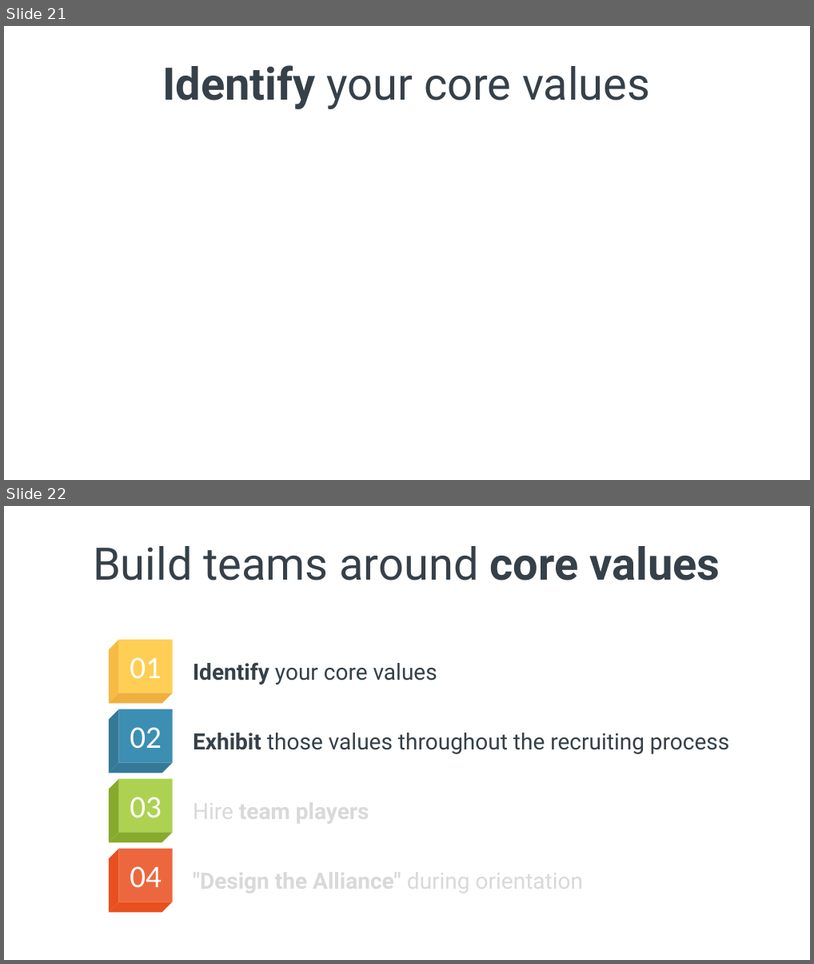
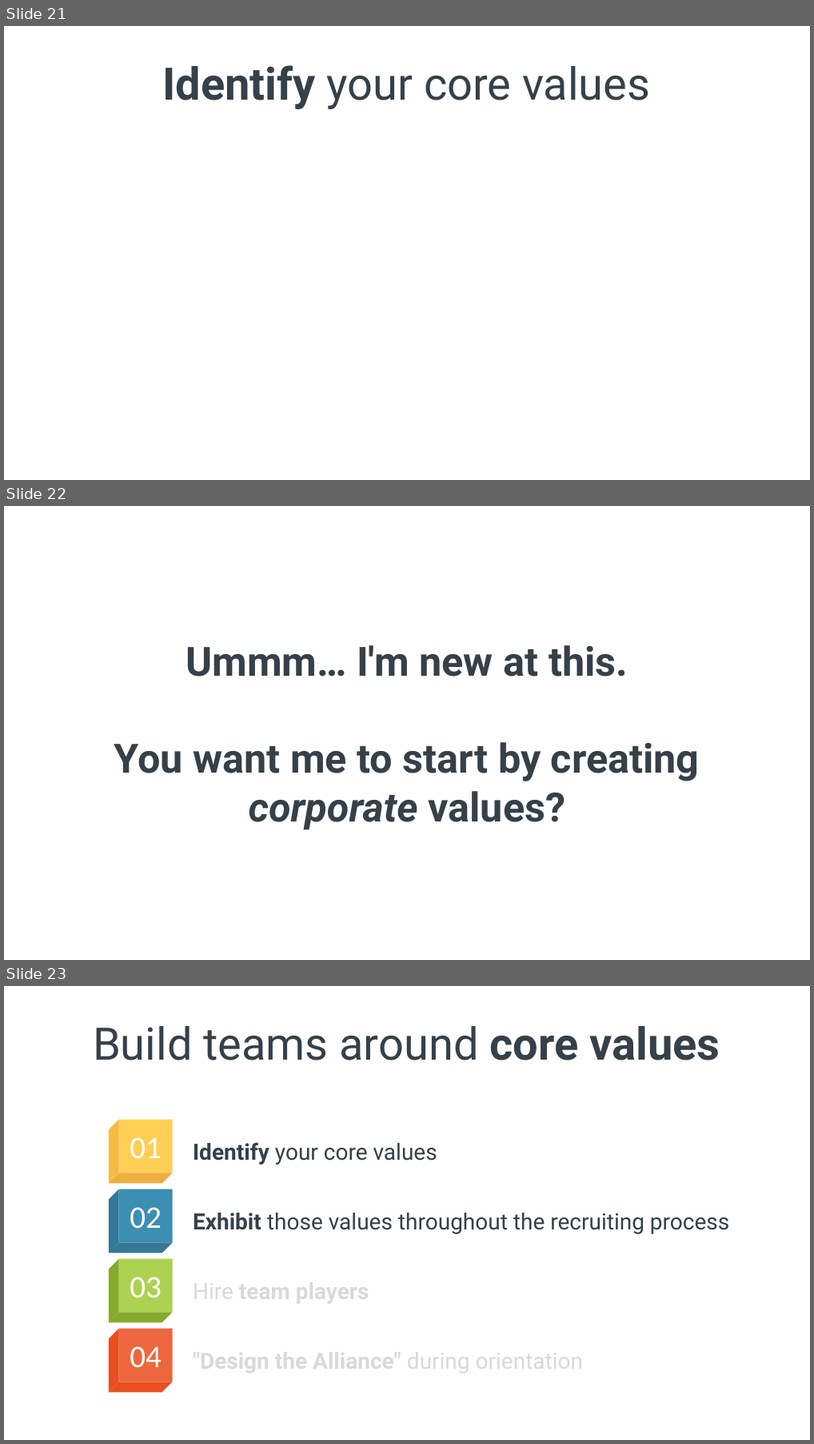
Before and after one commit to spetryjohnson/Talk---Hiring--Firing--and-Inspiring, a slide deck: Hiring, Firing, and Inspiring.pptx. Shown one above the other, each under a label of ours: slides 21 and 22 before the commit, slides 21, 22 and 23 after it. The pictures are 814x964 and 814x1444 pixels, drawn with LibreOffice and Linux fonts; fonts in the diff are those of the drawing. Boxes give left, top, right and bottom in pixels: in the first picture for what was removed or moved away, otherwise in the second. Text is boxed around its words. In the diff, an @@ line names an element or a change of style, - is before the commit and + after.

Commit message:
More updates on core values

```diff
--- a/Hiring, Firing, and Inspiring.pptx
+++ b/Hiring, Firing, and Inspiring.pptx
@@ slide 22 added at (x1=4, y1=506, x2=810, y2=960), background #FFFFFF @@
@@ title added at (x1=114, y1=645, x2=700, y2=830), 36 pt, text #354049, bold @@
+Ummm… I'm new at this.
+You want me to start by creating corporate values?
@@ what was slide 22 is now slide 23 @@
```
Also in this commit, not shown: 5 slides changed, 1 other file.
